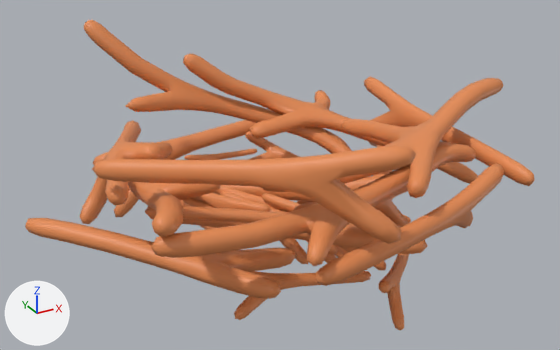
Two versions of the FBX model QuackingAwesome/Assets/Props/Nest.fbx, one commit apart.
Before and after are seen from a camera (50 mm lens) standing at (0.0317, -0.1809, 0.0875) and looking at (0.1355, 0.0078, -0.0069). The lights are fixed; the arrows at lower left show +X, +Y and +Z. Where no turn or scale is listed for an object, it has been applied to the vertices.

Objects in the first picture: 'Nest'.
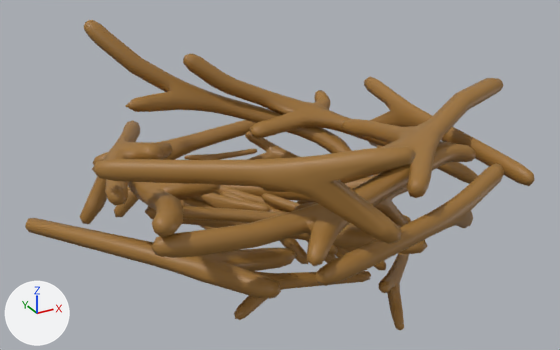
The newer file is also turned or shifted as a whole; pictures and numbers use the older file's frame.

What the commit changed:
Picture 'Props Texture.png' (img_props_texture_png) is new.
Material 'Props' (mat_props) is new.
Its texture is img_props_texture_png.
me_plane_014 is used by ob_nest; location (0.1339, 0.006, -0.0106).
me_plane_014 had 4796 vertices, 4726 faces and spanned x -0.0727..0.0727, y -0.0648..0.0769, z -0.024..0.0452.
me_plane_014 now has 4267 vertices, 4192 faces and spans x -0.0727..0.0727, y -0.0648..0.0769, z -0.024..0.0452.
me_plane_014 part 1: 505 vertices removed from x -0.0705..0.0453, y -0.0635..0.0652, z -0.0211..0.0363.
me_plane_014 part 2: 8 vertices removed from x 0.0588..0.06, y -0.0198..-0.0133, z 0.0236..0.0288.
me_plane_014 part 3: 8 vertices removed from x -0.0344..-0.0305, y 0.0475..0.0528, z -0.0205..-0.0162.
me_plane_014 part 4: 3776 faces spanning x -0.0727..0.0727, y -0.0648..0.0769, z -0.024..0.0452 switch from mat_material (orange #e78d53) to mat_props (picture img_props_texture_png).

Location of each change, [x1, y1, x2, y2] in pixels of the pictures (560 x 350 px):
part 1 of me_plane_014, deleted (orange)
    before: [25, 93, 501, 328]
part 2 of me_plane_014, deleted (orange)
    before: [457, 78, 499, 110]
part 3 of me_plane_014, deleted
    before: [115, 188, 139, 217]
part 4 of me_plane_014, recoloured (orange to brown)
    both: [25, 20, 535, 330]
